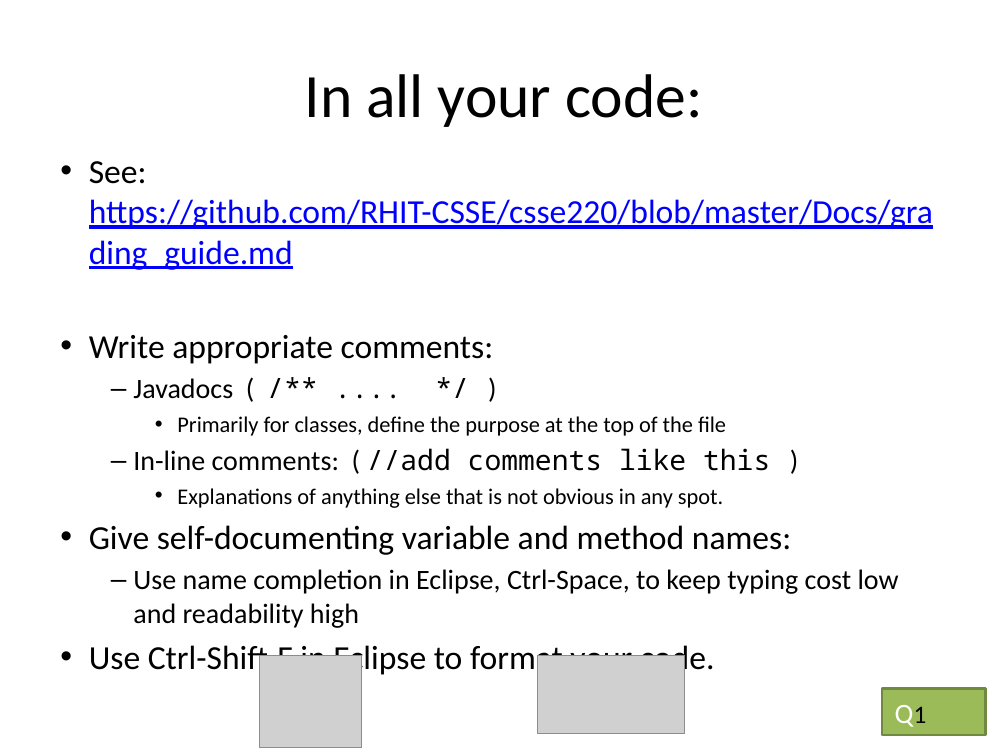
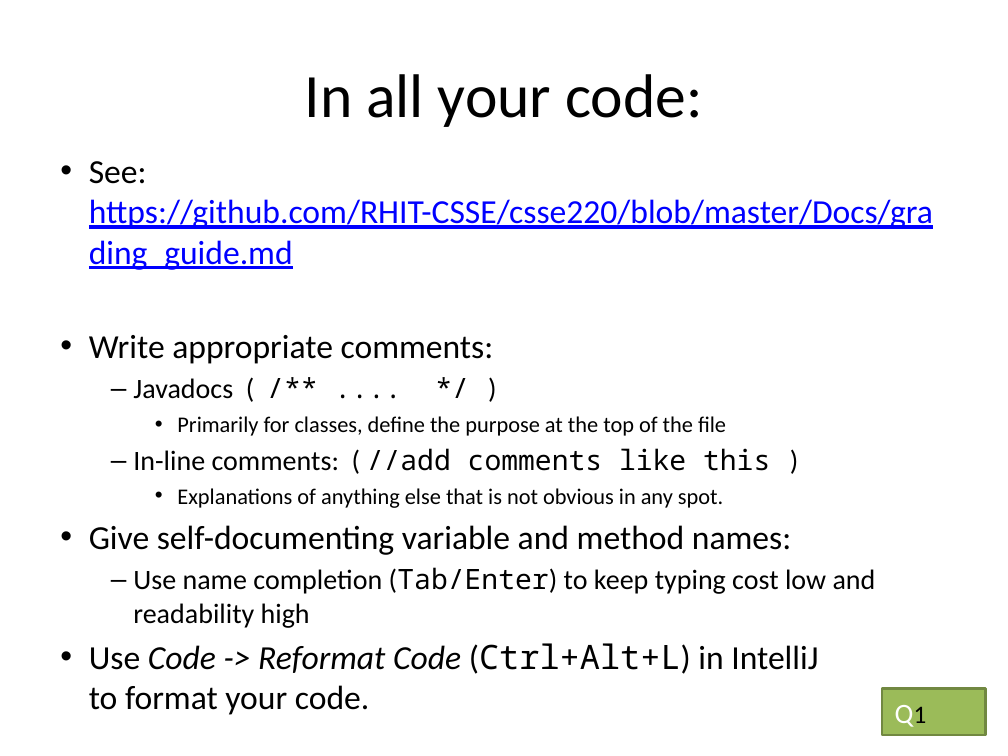
Before and after one commit to RHIT-CSSE/csse220, a slide deck: slide 6 of ClassMaterials/MapsAndObjectIntro/Slides/Part2-DocumentingCode.pptx. Drawn at 1008x756 pixels with LibreOffice and Linux fonts; fonts in the diff are those of the drawing; grey boxes stand for pictures. Boxes give left, top, right and bottom in pixels: in the first picture for what was removed or moved away, otherwise in the second. Text is boxed around its words. In the diff, an @@ line names an element or a change of style, - is before the commit and + after.

Commit message:
Update MapsAndObjectIntro slides for IntelliJ

```diff
--- a/ClassMaterials/MapsAndObjectIntro/Slides/Part2-DocumentingCode.pptx
+++ b/ClassMaterials/MapsAndObjectIntro/Slides/Part2-DocumentingCode.pptx
@@ text at <box>89,567,876,715</box>: text changed @@
-  – Use name completion in Eclipse, Ctrl-Space, to keep typing cost low and readability high
-• Use Ctrl-Shift-F in Eclipse to format your code.
+  – Use name completion (Tab/Enter) to keep typing cost low and readability high
+• Use Code -> Reformat Code (Ctrl+Alt+L) in IntelliJ
+  to format your code.
@@ picture removed at <box>260,655,362,748</box> @@
@@ picture removed at <box>537,655,684,734</box> @@
```
Also in this commit, not shown: 1 other slide changed, 3 other files.
